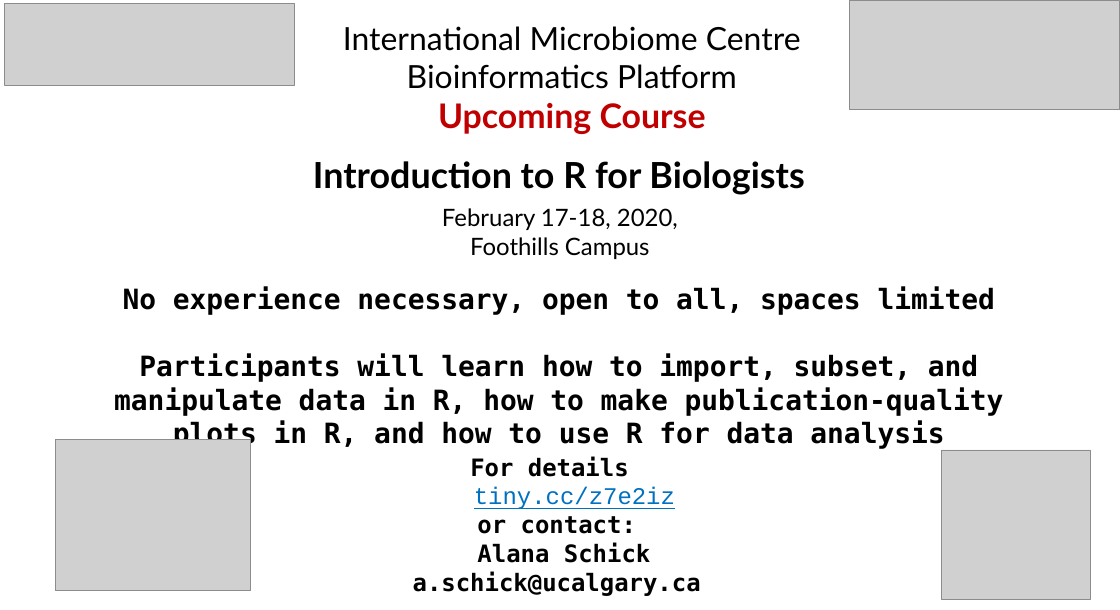
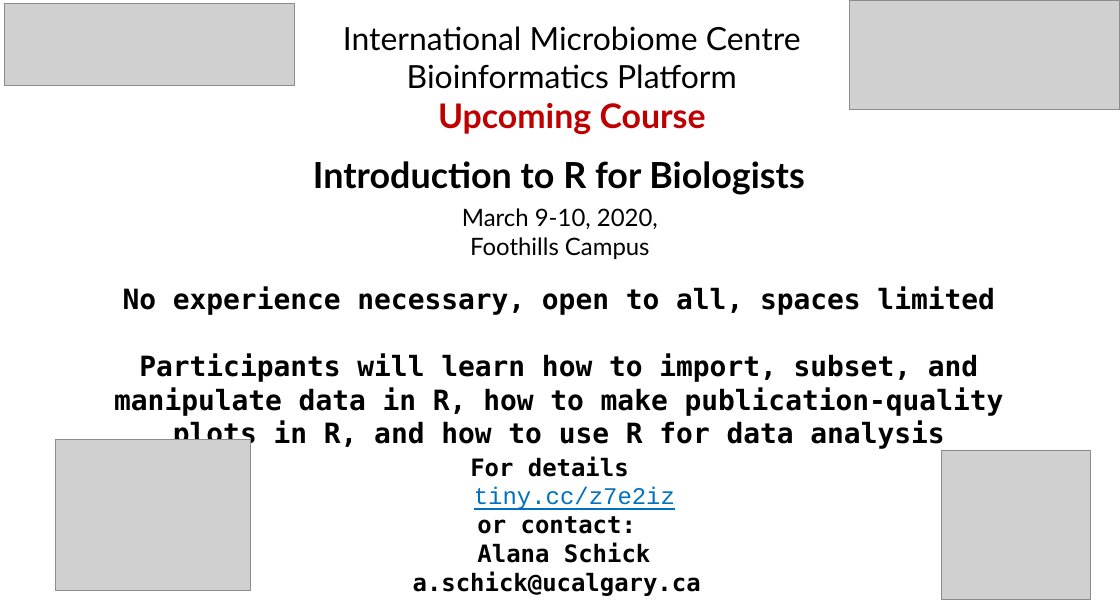
Before and after one commit to alanaschick/introR2020, a slide deck: slide 1 of introRposter_2020.ppt. Drawn at 1120x610 pixels with LibreOffice and Linux fonts; fonts in the diff are those of the drawing; grey boxes stand for pictures. Boxes give left, top, right and bottom in pixels: in the first picture for what was removed or moved away, otherwise in the second. Text is boxed around its words. In the diff, an @@ line names an element or a change of style, - is before the commit and + after.

```diff
--- a/introRposter_2020.ppt
+++ b/introRposter_2020.ppt
@@ text at <box>462,208,658,229</box>: text changed @@
-February 17-18, 2020,
+March 9-10, 2020,
```
Also in this commit, not shown: 3 other files.
